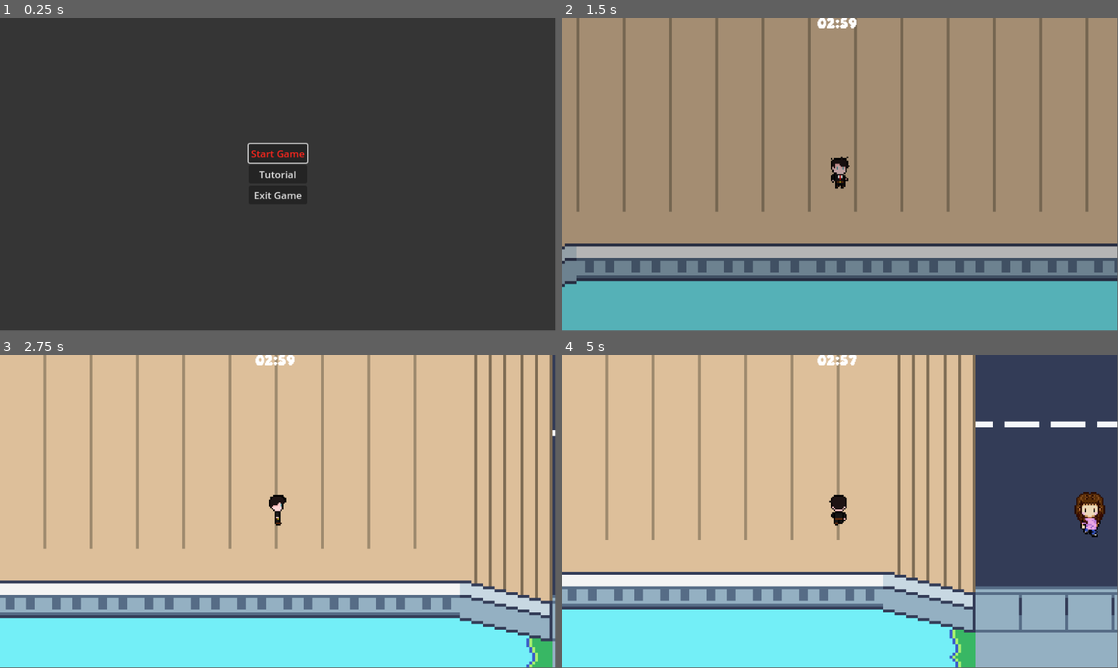
Above: before the commit, frames 1-4 (two rows, left to right).
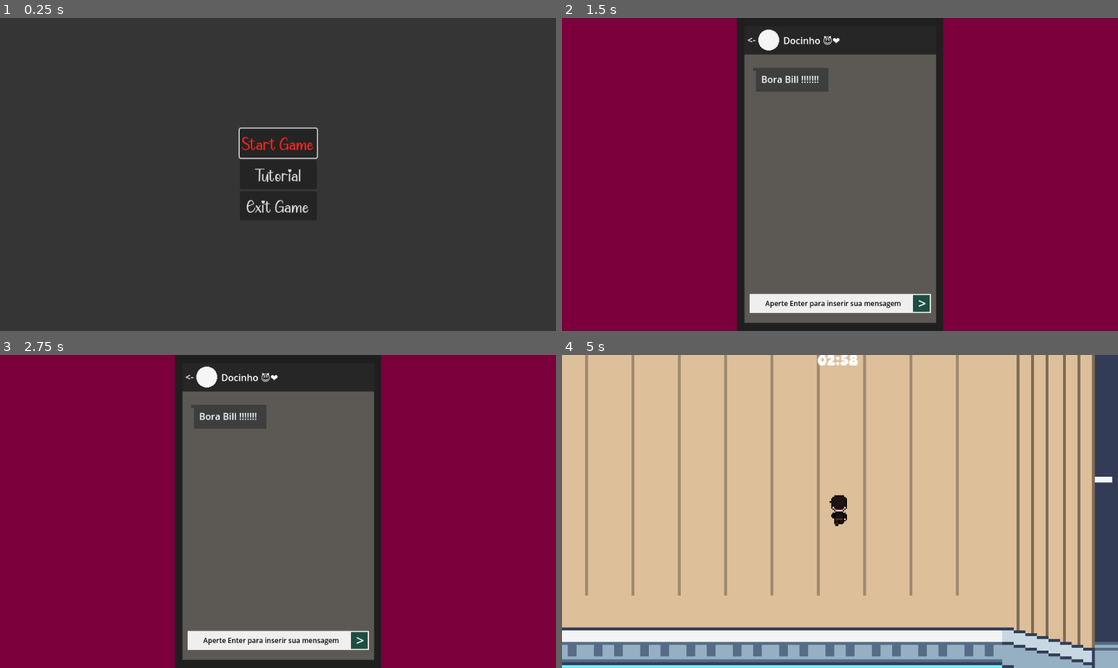
Above: after the commit, the same moments.

Repository: GabrFelps/Date-Against-Time-game
Game: Godot game, scene res://Scenes/Menu_Inicial.tscn
The game is run twice, just before and just after one commit, with the same random seed, the same clock (stepped at 60 frames per second) and the same inputs.
Inputs (mouse positions are in pixels of both pictures, inside the frame that each line leads up to):
- Up to frame 1 (0.25 s): no input
- Up to frame 2 (1.5 s): click "Start Game" at 0.5 s; click "Start Game" at 1.25 s
- Up to frame 3 (2.75 s): tap Enter (ui_accept) at 2 s; move the mouse to (278, 511) at 2.02 s; hold D (right) from 2.03 s (still down); hold Enter (ui_accept) from 2.03 s (still down)
- Up to frame 4 (5 s): move the mouse to (728, 527) at 2.77 s; release D (right) at 2.78 s; release Enter (ui_accept) at 2.78 s; hold S (down) 2.78-3.53 s; tap Enter (ui_accept) at 2.85, 3.02, 3.32, 4.35, 4.52, 4.82 s; move the mouse to (895, 442) at 3.52 s; hold D (right) 3.53-4.28 s; hold Enter (ui_accept) 3.53-4.28 s; move the mouse to (812, 574) at 4.27 s; hold W (up) from 4.28 s (still down)
The window is 799x449 before the commit and 800x450 after it. Grey fills any space a smaller window leaves; there, only what the larger window draws over its background counts as a difference.

The runs differ from the first frame. In frame 1, 1.1% of the frame differs, in the area x 42-58%, y 34-63%; in frame 2, 100%, in the area x 0-100%, y 0-100%; in frame 3, 100%; in frame 4, 51%.

Commit message:
add: bate-papos

Diff:
--- /dev/null
+++ b/Circle1.gd
@@ -0,0 +1,5 @@
+@tool
+extends Control
+
+func _draw():
+	draw_circle(Vector2.ZERO, 18, Color.WHITE_SMOKE)
--- a/Scenes/Menu_Inicial.tscn
+++ b/Scenes/Menu_Inicial.tscn
@@ -1,19 +1,11 @@
-[gd_scene load_steps=7 format=3 uid="uid://bixccnx7d380w"]
+[gd_scene load_steps=4 format=3 uid="uid://bixccnx7d380w"]
 
 [ext_resource type="Script" path="res://Scripts/Menu_Inicial.gd" id="1_4gnl2"]
+[ext_resource type="FontFile" uid="uid://cus5tv4wylsi3" path="res://Assets/Valentine Cute.ttf" id="2_h51fv"]
 
 [sub_resource type="Theme" id="Theme_yv1ki"]
 Button/font_sizes/font_size = 16
-Button/fonts/font = null
-
-[sub_resource type="FontVariation" id="FontVariation_4c7bi"]
-
-[sub_resource type="FontVariation" id="FontVariation_xbavv"]
-base_font = SubResource("FontVariation_4c7bi")
-
-[sub_resource type="FontVariation" id="FontVariation_pe570"]
-
-[sub_resource type="FontVariation" id="FontVariation_bwq2o"]
+Button/fonts/font = ExtResource("2_h51fv")
 
 [node name="Menu_Inicial" type="CanvasLayer"]
 process_mode = 3
@@ -51,7 +43,6 @@
 theme_override_colors/font_pressed_color = Color(0.698039, 0, 0.105882, 1)
 theme_override_colors/font_focus_color = Color(1, 0.14902, 0.113725, 1)
 theme_override_colors/font_disabled_color = Color(1, 0.14902, 0.113725, 1)
-theme_override_fonts/font = SubResource("FontVariation_xbavv")
 theme_override_font_sizes/font_size = 17
 text = "Start Game"
 
@@ -63,7 +54,6 @@
 theme_override_colors/icon_pressed_color = Color(0, 0, 0, 1)
 theme_override_colors/icon_focus_color = Color(0, 0, 0, 1)
 theme_override_colors/icon_disabled_color = Color(0, 0, 0, 1)
-theme_override_fonts/font = SubResource("FontVariation_pe570")
 theme_override_font_sizes/font_size = 17
 text = "Tutorial"
 
@@ -72,6 +62,5 @@
 theme_override_colors/font_pressed_color = Color(0.698039, 0, 0.105882, 1)
 theme_override_colors/font_focus_color = Color(1, 0.14902, 0.113725, 1)
 theme_override_colors/font_disabled_color = Color(1, 0.14902, 0.113725, 1)
-theme_override_fonts/font = SubResource("FontVariation_bwq2o")
 theme_override_font_sizes/font_size = 17
 text = "Exit Game"
--- /dev/null
+++ b/Scenes/bate_papo_1.tscn
@@ -0,0 +1,170 @@
+[gd_scene load_steps=3 format=3 uid="uid://cjfodhfuls3hu"]
+
+[ext_resource type="Script" path="res://Circle1.gd" id="1_jeykg"]
+[ext_resource type="Script" path="res://Scripts/bate_papo_1.gd" id="1_oi851"]
+
+[node name="BatePapo1" type="CanvasLayer"]
+script = ExtResource("1_oi851")
+
+[node name="Interface" type="Node" parent="."]
+
+[node name="ColorRect" type="ColorRect" parent="Interface"]
+anchors_preset = 15
+anchor_right = 1.0
+anchor_bottom = 1.0
+grow_horizontal = 2
+grow_vertical = 2
+color = Color(0.481322, 0, 0.233156, 1)
+
+[node name="ColorRect2" type="ColorRect" parent="Interface"]
+anchors_preset = 8
+anchor_left = 0.5
+anchor_top = 0.5
+anchor_right = 0.5
+anchor_bottom = 0.5
+offset_left = -178.0
+offset_top = -270.0
+offset_right = 178.0
+offset_bottom = 270.0
+grow_horizontal = 2
+grow_vertical = 2
+color = Color(0.122252, 0.122252, 0.122252, 1)
+
+[node name="ColorRect3" type="ColorRect" parent="Interface"]
+anchors_preset = 8
+anchor_left = 0.5
+anchor_top = 0.5
+anchor_right = 0.5
+anchor_bottom = 0.5
+offset_left = -165.5
+offset_top = -256.0
+offset_right = 165.5
+offset_bottom = 256.0
+grow_horizontal = 2
+grow_vertical = 2
+color = Color(0.359786, 0.345619, 0.329263, 1)
+
+[node name="ColorRect4" type="ColorRect" parent="Interface"]
+anchors_preset = 5
+anchor_left = 0.5
+anchor_right = 0.5
+offset_left = -165.0
+offset_top = 14.0
+offset_right = 166.0
+offset_bottom = 63.0
+grow_horizontal = 2
+color = Color(0.151276, 0.151276, 0.151276, 1)
+
+[node name="ColorRect5" type="ColorRect" parent="Interface"]
+anchors_preset = 7
+anchor_left = 0.5
+anchor_top = 1.0
+anchor_right = 0.5
+anchor_bottom = 1.0
+offset_left = -156.0
+offset_top = -64.0
+offset_right = 157.0
+offset_bottom = -31.0
+grow_horizontal = 2
+grow_vertical = 0
+color = Color(0.93845, 0.93845, 0.93845, 1)
+
+[node name="ColorRect6" type="ColorRect" parent="Interface"]
+anchors_preset = 7
+anchor_left = 0.5
+anchor_top = 1.0
+anchor_right = 0.5
+anchor_bottom = 1.0
+offset_left = 126.0
+offset_top = -62.0
+offset_right = 155.0
+offset_bottom = -33.0
+grow_horizontal = 2
+grow_vertical = 0
+color = Color(0.114559, 0.305601, 0.260601, 1)
+
+[node name="ColorRect7" type="ColorRect" parent="Interface"]
+anchors_preset = 5
+anchor_left = 0.5
+anchor_right = 0.5
+offset_left = -145.0
+offset_top = 86.0
+offset_right = -20.0
+offset_bottom = 127.0
+grow_horizontal = 2
+color = Color(0.244776, 0.244776, 0.244776, 1)
+
+[node name="ColorRect8" type="ColorRect" parent="Interface"]
+anchors_preset = 5
+anchor_left = 0.5
+anchor_right = 0.5
+offset_left = -150.0
+offset_top = 91.0
+offset_right = -145.0
+offset_bottom = 96.0
+grow_horizontal = 2
+rotation = -1.56994
+color = Color(0.243137, 0.243137, 0.243137, 1)
+
+[node name="Control" type="Control" parent="Interface"]
+layout_mode = 3
+anchors_preset = 0
+offset_left = 357.0
+offset_top = 38.0
+offset_right = 397.0
+offset_bottom = 78.0
+script = ExtResource("1_jeykg")
+
+[node name="Texts" type="Node" parent="."]
+
+[node name="Label" type="Label" parent="Texts"]
+offset_left = 320.0
+offset_top = 26.0
+offset_right = 360.0
+offset_bottom = 49.0
+text = "<-"
+
+[node name="Label2" type="Label" parent="Texts"]
+offset_left = 382.0
+offset_top = 27.0
+offset_right = 495.0
+offset_bottom = 50.0
+text = "Docinho 😈❤️"
+
+[node name="Label3" type="Label" parent="Texts"]
+offset_left = 344.0
+offset_top = 94.0
+offset_right = 444.0
+offset_bottom = 117.0
+text = "Bora Bill !!!!!!!"
+
+[node name="Label4" type="Label" parent="Texts"]
+anchors_preset = 7
+anchor_left = 0.5
+anchor_top = 1.0
+anchor_right = 0.5
+anchor_bottom = 1.0
+offset_left = -122.0
+offset_top = -56.0
+offset_right = 99.0
+offset_bottom = -37.0
+grow_horizontal = 2
+grow_vertical = 0
+theme_override_colors/font_color = Color(0, 0, 0, 1)
+theme_override_font_sizes/font_size = 12
+text = "Aperte Enter para inserir sua mensagem"
+
+[node name="Label5" type="Label" parent="Texts"]
+anchors_preset = 7
+anchor_left = 0.5
+anchor_top = 1.0
+anchor_right = 0.5
+anchor_bottom = 1.0
+offset_left = 135.0
+offset_top = -65.0
+offset_right = 175.0
+offset_bottom = -31.0
+grow_horizontal = 2
+grow_vertical = 0
+theme_override_font_sizes/font_size = 24
+text = ">"
--- /dev/null
+++ b/Scenes/bate_papo_2.tscn
@@ -0,0 +1,162 @@
+[gd_scene load_steps=4 format=3 uid="uid://cwrqsneoy4lek"]
+
+[ext_resource type="Script" path="res://Scripts/bate_papo_2.gd" id="1_bnjou"]
+[ext_resource type="Script" path="res://circle2.gd" id="1_r3n60"]
+[ext_resource type="FontFile" uid="uid://cus5tv4wylsi3" path="res://Assets/Valentine Cute.ttf" id="2_m23bd"]
+
+[node name="bate_papo2" type="CanvasLayer"]
+script = ExtResource("1_bnjou")
+
+[node name="Interface2" type="Node" parent="."]
+
+[node name="ColorRect" type="ColorRect" parent="Interface2"]
+anchors_preset = 15
+anchor_right = 1.0
+anchor_bottom = 1.0
+grow_horizontal = 2
+grow_vertical = 2
+color = Color(0.482353, 0, 0.231373, 1)
+
+[node name="ColorRect2" type="ColorRect" parent="Interface2"]
+anchors_preset = 8
+anchor_left = 0.5
+anchor_top = 0.5
+anchor_right = 0.5
+anchor_bottom = 0.5
+offset_left = -178.0
+offset_top = -270.0
+offset_right = 178.0
+offset_bottom = 270.0
+grow_horizontal = 2
+grow_vertical = 2
+color = Color(0.121569, 0.121569, 0.121569, 1)
+
+[node name="ColorRect3" type="ColorRect" parent="Interface2"]
+anchors_preset = 8
+anchor_left = 0.5
+anchor_top = 0.5
+anchor_right = 0.5
+anchor_bottom = 0.5
+offset_left = -165.0
+offset_top = -256.0
+offset_right = 166.0
+offset_bottom = 256.0
+grow_horizontal = 2
+grow_vertical = 2
+color = Color(0.360784, 0.345098, 0.329412, 1)
+
+[node name="ColorRect4" type="ColorRect" parent="Interface2"]
+anchors_preset = 5
+anchor_left = 0.5
+anchor_right = 0.5
+offset_left = -165.0
+offset_top = 14.0
+offset_right = 166.0
+offset_bottom = 63.0
+grow_horizontal = 2
+color = Color(0.152941, 0.152941, 0.152941, 1)
+
+[node name="ColorRect5" type="ColorRect" parent="Interface2"]
+anchors_preset = 7
+anchor_left = 0.5
+anchor_top = 1.0
+anchor_right = 0.5
+anchor_bottom = 1.0
+offset_left = -156.0
+offset_top = -64.0
+offset_right = 157.0
+offset_bottom = -31.0
+grow_horizontal = 2
+grow_vertical = 0
+color = Color(0.937255, 0.937255, 0.937255, 1)
+
+[node name="ColorRect6" type="ColorRect" parent="Interface2"]
+anchors_preset = 7
+anchor_left = 0.5
+anchor_top = 1.0
+anchor_right = 0.5
+anchor_bottom = 1.0
+offset_left = 126.0
+offset_top = -62.0
+offset_right = 155.0
+offset_bottom = -33.0
+grow_horizontal = 2
+grow_vertical = 0
+color = Color(0.113725, 0.305882, 0.258824, 1)
+
+[node name="ColorRect7" type="ColorRect" parent="Interface2"]
+offset_left = 335.0
+offset_top = 86.0
+offset_right = 460.0
+offset_bottom = 127.0
+color = Color(0.243137, 0.243137, 0.243137, 1)
+
+[node name="ColorRect9" type="ColorRect" parent="Interface2"]
+offset_left = 498.0
+offset_top = 142.0
+offset_right = 623.0
+offset_bottom = 183.0
+color = Color(0.243137, 0.243137, 0.243137, 1)
+
+[node name="ColorRect8" type="ColorRect" parent="Interface2"]
+offset_left = 330.0
+offset_top = 86.0
+offset_right = 335.0
+offset_bottom = 91.0
+color = Color(0.243137, 0.243137, 0.243137, 1)
+
+[node name="Control" type="Control" parent="Interface2"]
+layout_mode = 3
+anchors_preset = 0
+offset_left = 357.0
+offset_top = 38.0
+offset_right = 397.0
+offset_bottom = 78.0
+script = ExtResource("1_r3n60")
+
+[node name="Texts2" type="Node" parent="."]
+
+[node name="Label" type="Label" parent="Texts2"]
+offset_left = 320.0
+offset_top = 26.0
+offset_right = 360.0
+offset_bottom = 49.0
+text = "<-"
+
+[node name="Label2" type="Label" parent="Texts2"]
+offset_left = 382.0
+offset_top = 27.0
+offset_right = 495.0
+offset_bottom = 50.0
+text = "Docinho 😈❤️"
+
+[node name="Label3" type="Label" parent="Texts2"]
+offset_left = 347.0
+offset_top = 94.0
+offset_right = 447.0
+offset_bottom = 117.0
+text = "Bora Bill !!!!!!!"
+
+[node name="Label4" type="Label" parent="Texts2"]
+offset_left = 510.0
+offset_top = 150.0
+offset_right = 588.0
+offset_bottom = 173.0
+text = "RECEBA!!!!"
+
+[node name="Start_Button" type="Button" parent="."]
+anchors_preset = 7
+anchor_left = 0.5
+anchor_top = 1.0
+anchor_right = 0.5
+anchor_bottom = 1.0
+offset_left = -45.0
+offset_top = -143.0
+offset_right = 45.0
+offset_bottom = -95.0
+grow_horizontal = 2
+grow_vertical = 0
+theme_override_fonts/font = ExtResource("2_m23bd")
+text = "Start"
+
+[connection signal="pressed" from="Start_Button" to="." method="_on_start_button_pressed"]
--- a/Scenes/girl.tscn
+++ b/Scenes/girl.tscn
@@ -33,22 +33,22 @@
 }]
 
 [sub_resource type="RectangleShape2D" id="RectangleShape2D_1jrdk"]
-size = Vector2(13, 27)
+size = Vector2(14.5, 27)
 
 [sub_resource type="CircleShape2D" id="CircleShape2D_lyxcq"]
-radius = 24.3311
+radius = 20.0
 
 [node name="girl" type="CharacterBody2D"]
 scale = Vector2(0.5, 0.5)
 script = ExtResource("1_156qb")
 
 [node name="AnimatedSprite2D" type="AnimatedSprite2D" parent="."]
+scale = Vector2(0.65, 0.65)
 sprite_frames = SubResource("SpriteFrames_lnfdl")
-autoplay = "default"
 frame_progress = 0.0125026
 
 [node name="CollisionShape2D" type="CollisionShape2D" parent="."]
-position = Vector2(1.5, 0.5)
+position = Vector2(0.75, 0)
 shape = SubResource("RectangleShape2D_1jrdk")
 
 [node name="Area2D" type="Area2D" parent="."]
--- a/Scenes/menu_pause.tscn
+++ b/Scenes/menu_pause.tscn
@@ -1,10 +1,10 @@
 [gd_scene load_steps=6 format=3 uid="uid://xf8416e8oopm"]
 
 [ext_resource type="Script" path="res://Scripts/menu_pause.gd" id="1_fsu42"]
-[ext_resource type="FontFile" uid="uid://blec7eldd6yq" path="res://Assets/daydream_3/Daydream.ttf" id="2_yttim"]
+[ext_resource type="FontFile" uid="uid://cus5tv4wylsi3" path="res://Assets/Valentine Cute.ttf" id="2_q2l2d"]
 
 [sub_resource type="Theme" id="Theme_e6ksx"]
-Button/fonts/font = ExtResource("2_yttim")
+Button/fonts/font = ExtResource("2_q2l2d")
 
 [sub_resource type="InputEventAction" id="InputEventAction_n8e4l"]
 action = &"ui_cancel"
@@ -53,7 +53,7 @@
 theme_override_colors/font_focus_color = Color(1, 0.14902, 0.113725, 1)
 theme_override_colors/font_disabled_color = Color(1, 0.14902, 0.113725, 1)
 theme_override_font_sizes/font_size = 16
-text = "BAck to Menu"
+text = "Back to Menu"
 
 [connection signal="pressed" from="VBoxContainer/Resume__Button" to="." method="_on_resume__button_pressed"]
 [connection signal="pressed" from="VBoxContainer/Menu_Button" to="." method="_on_menu_button_pressed"]
--- a/Scripts/Global.gd
+++ b/Scripts/Global.gd
@@ -6,7 +6,7 @@
 # Cenas principais
 var main_scenes := {
 	"game" : preload("res://Scenes/world.tscn"),
-	#"introduction":preload(), Cena das mensagens aparecendo entre Main Menu e World
+	"introduction" : preload("res://Scenes/bate_papo_1.tscn"), # Cena das mensagens aparecendo entre Main Menu e World
 	#"Tutorial" : preload(),
 	"main_menu" : preload("res://Scenes/Menu_Inicial.tscn"),
 	#"game_over" : preload(),
--- a/Scripts/Menu_Inicial.gd
+++ b/Scripts/Menu_Inicial.gd
@@ -14,7 +14,7 @@
 
 func on_start_pressed() -> void:
 	Global.transition_to_scene("game") #Depois da Introduction ser feita, colocá-la no lugar de game
-
+	Global.transition_to_scene("introduction")
 #func on_tutorial_pressed() -> void:
 	# get_tree().change_scene_to_file("tutorial") Colocar depois a cena tutorial aqui
 
--- /dev/null
+++ b/Scripts/bate_papo_1.gd
@@ -0,0 +1,5 @@
+extends CanvasLayer
+
+func _process(delta):
+	if Input.is_action_pressed("ui_accept"):
+		get_tree().change_scene_to_file("res://Scenes/bate_papo_2.tscn")
--- /dev/null
+++ b/Scripts/bate_papo_2.gd
@@ -0,0 +1,9 @@
+extends CanvasLayer
+@onready var start_button = $Start_Button
+
+func _ready():
+	start_button.grab_focus()
+
+
+func _on_start_button_pressed():
+	get_tree().change_scene_to_file("res://Scenes/world.tscn")
--- /dev/null
+++ b/circle2.gd
@@ -0,0 +1,5 @@
+@tool
+extends Control
+
+func _draw():
+	draw_circle(Vector2.ZERO, 18, Color.WHITE_SMOKE)
--- a/project.godot
+++ b/project.godot
@@ -23,6 +23,8 @@
 
 window/size/viewport_width=960
 window/size/viewport_height=540
+window/size/mode=2
+window/stretch/mode="viewport"
 
 [input]
 
